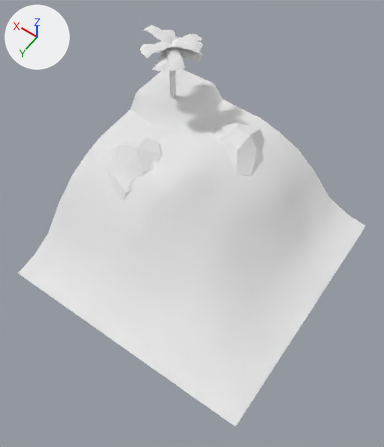
The OBJ model Project_ThirdPerson/mge_v18_student_version/assets/ThirdPerson/models/Sand_Tile_Corner_3.obj as it was, and as the next commit left it.
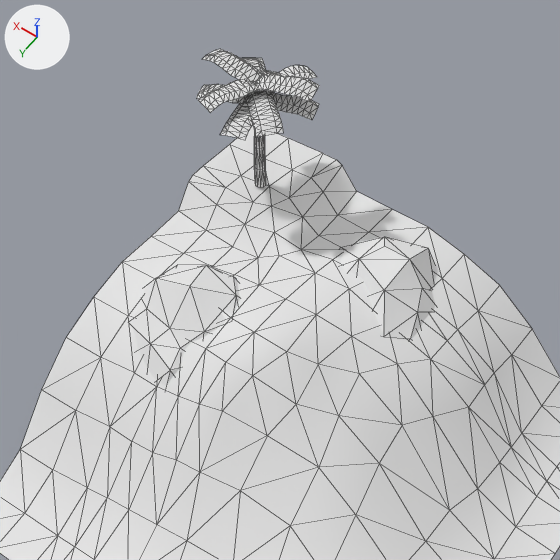
Each version appears first whole from a camera (50 mm lens) standing at (-0.701, 1.02, 1.558) and looking at (-0.027, 0.076, 0.075), and next in a close-up on the part from 10% to 86% of the width and 0% to 65% of the height. Arrows for +X, +Y and +Z are at upper left; the lights stay in place. The close-ups show mesh edges as thin lines. Where no turn or scale is listed for an object, it has been applied to the vertices.

Objects in the first close-up: 'Sand_Tile_Corner_3'.
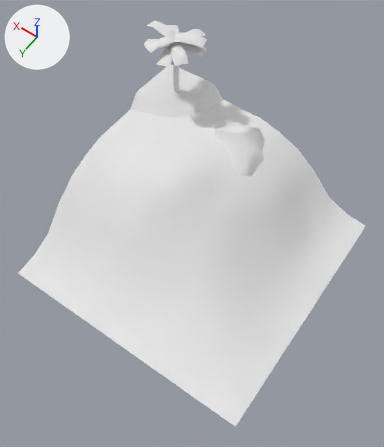
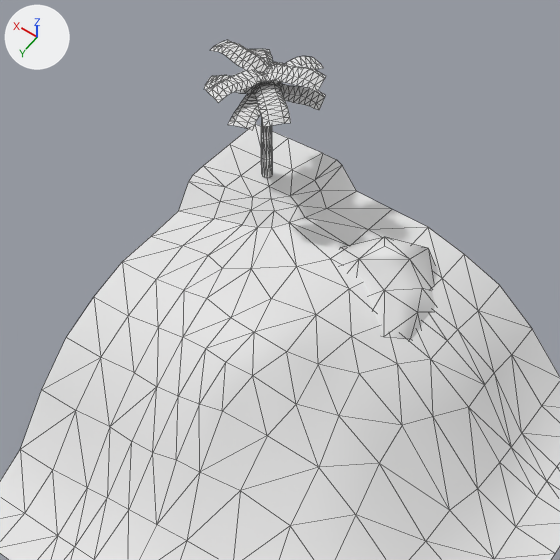
Location of each change, (x1, y1, x2, y2) in pixels of the close-ups (560 x 560 px; the box of a moved part takes in the faces that stretch with it):
'Sand_Tile_Corner_3', reshaped: before (0, 49, 560, 560); after (0, 40, 560, 560)
part 1 of me_sand_tile_corner_3, moved or reshaped: before (254, 91, 266, 187); after (261, 82, 273, 178)
part 2 of me_sand_tile_corner_3, moved or reshaped: before (254, 73, 319, 102); after (263, 64, 326, 92)
part 3 of me_sand_tile_corner_3, moved or reshaped: before (198, 80, 264, 113); after (206, 70, 269, 103)
part 4 of me_sand_tile_corner_3, moved or reshaped: before (203, 49, 262, 82); after (210, 40, 269, 73)
part 5 of me_sand_tile_corner_3, moved or reshaped: before (220, 101, 253, 140); after (228, 91, 260, 130)
part 6 of me_sand_tile_corner_3, moved or reshaped: before (240, 58, 267, 75); after (248, 49, 274, 66)
part 7 of me_sand_tile_corner_3, moved or reshaped: before (260, 65, 317, 94); after (267, 56, 323, 85)
part 8 of me_sand_tile_corner_3, moved or reshaped: before (245, 92, 284, 137); after (252, 82, 291, 127)
part 9 of me_sand_tile_corner_3, moved or reshaped: before (196, 84, 246, 103); after (204, 75, 254, 94)
part 10 of me_sand_tile_corner_3, moved or reshaped: before (266, 70, 277, 93); after (260, 62, 284, 84)
part 11 of me_sand_tile_corner_3, moved or reshaped: before (272, 93, 319, 120); after (280, 84, 326, 110)
part 12 of me_sand_tile_corner_3, deleted: before (132, 265, 241, 386)
part 13 of me_sand_tile_corner_3, moved or reshaped: (122, 153, 428, 332) in both

The change, as a list of edits to the scene's bpy script:
```text
Change me_sand_tile_corner_3:
    used by ob_sand_tile_corner_3; location = (0.0, 0.0, 0.0)
    remove me_sand_tile_corner_3.from_pydata(...)  # 798 vertices, 1184 faces; spans x -0.501..0.499, y -0.5..0.5, z -0.187..0.456
    add me_sand_tile_corner_3.from_pydata(...)  # 771 vertices, 1146 faces; spans x -0.501..0.499, y -0.5..0.5, z -0.187..0.456
    me_sand_tile_corner_3 part 1: the loose piece of 84 vertices spanning x 0.352..0.376, y -0.353..-0.329, z 0.187..0.43 is moved by (0.007, -0.033, 0.0)
    me_sand_tile_corner_3 part 2: the loose piece of 48 vertices spanning x 0.245..0.371, y -0.396..-0.315, z 0.424..0.447 is moved by (0.007, -0.033, 0.0)
    me_sand_tile_corner_3 part 3: the loose piece of 48 vertices spanning x 0.339..0.433, y -0.351..-0.223, z 0.415..0.438 is moved by (0.007, -0.033, 0.0)
    me_sand_tile_corner_3 part 4: the loose piece of 48 vertices spanning x 0.363..0.481, y -0.372..-0.313, z 0.424..0.456 is moved by (0.007, -0.033, 0.0)
    me_sand_tile_corner_3 part 5: the loose piece of 48 vertices spanning x 0.313..0.389, y -0.346..-0.221, z 0.38..0.401 is moved by (0.007, -0.033, 0.0)
    me_sand_tile_corner_3 part 6: the loose piece of 48 vertices spanning x 0.345..0.464, y -0.44..-0.321, z 0.401..0.423 is moved by (0.007, -0.033, 0.0)
    me_sand_tile_corner_3 part 7: the loose piece of 48 vertices spanning x 0.289..0.386, y -0.455..-0.328, z 0.404..0.429 is moved by (0.007, -0.033, 0.0)
    me_sand_tile_corner_3 part 8: the loose piece of 48 vertices spanning x 0.261..0.382, y -0.36..-0.245, z 0.388..0.417 is moved by (0.007, -0.033, 0.0)
    me_sand_tile_corner_3 part 9: the loose piece of 51 vertices spanning x 0.354..0.481, y -0.363..-0.273, z 0.383..0.41 is moved by (0.007, -0.033, 0.0)
    me_sand_tile_corner_3 part 10: the loose piece of 48 vertices spanning x 0.34..0.437, y -0.455..-0.328, z 0.375..0.396 is moved by (0.007, -0.033, 0.0)
    me_sand_tile_corner_3 part 11: the loose piece of 48 vertices spanning x 0.246..0.373, y -0.405..-0.315, z 0.382..0.401 is moved by (0.007, -0.033, 0.0)
    me_sand_tile_corner_3 part 12: the loose piece of 27 vertices spanning x 0.16..0.438, y -0.165..0.138, z -0.011..0.187 is deleted
    me_sand_tile_corner_3 part 13
    26 vertices are removed from x 0.135..0.417, y -0.419..-0.123, z 0.122..0.187
    75 faces are deleted
    26 vertices are added at x 0.137..0.425, y -0.421..-0.108, z 0.124..0.185
    75 new faces join them
```
